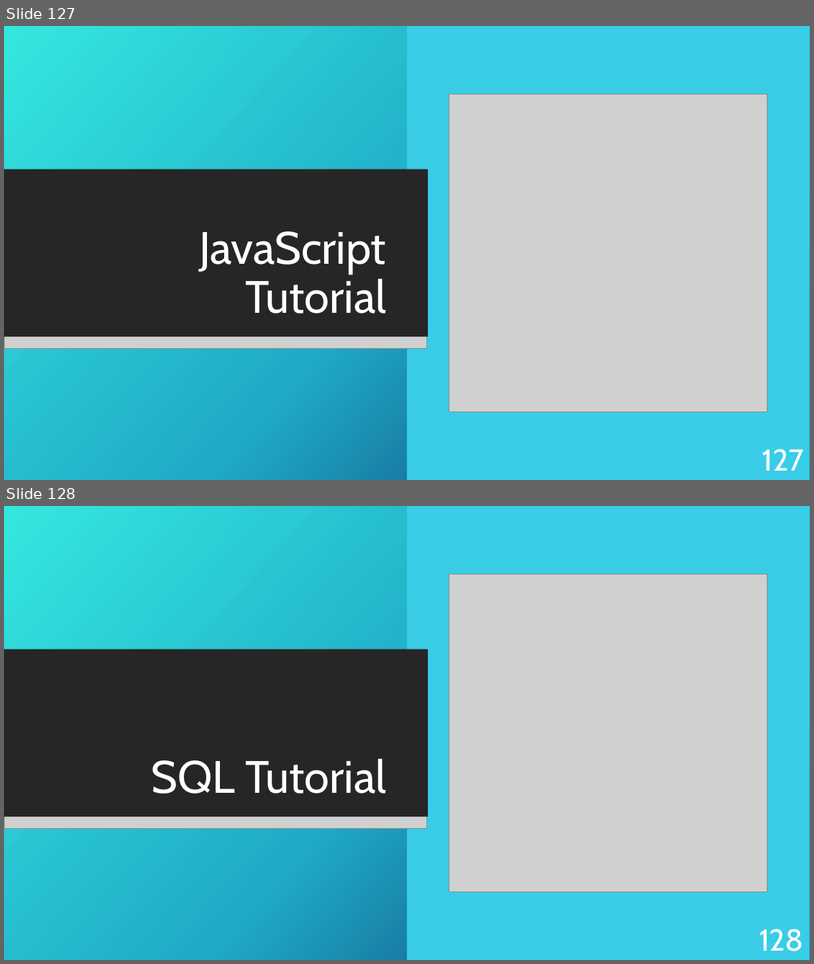
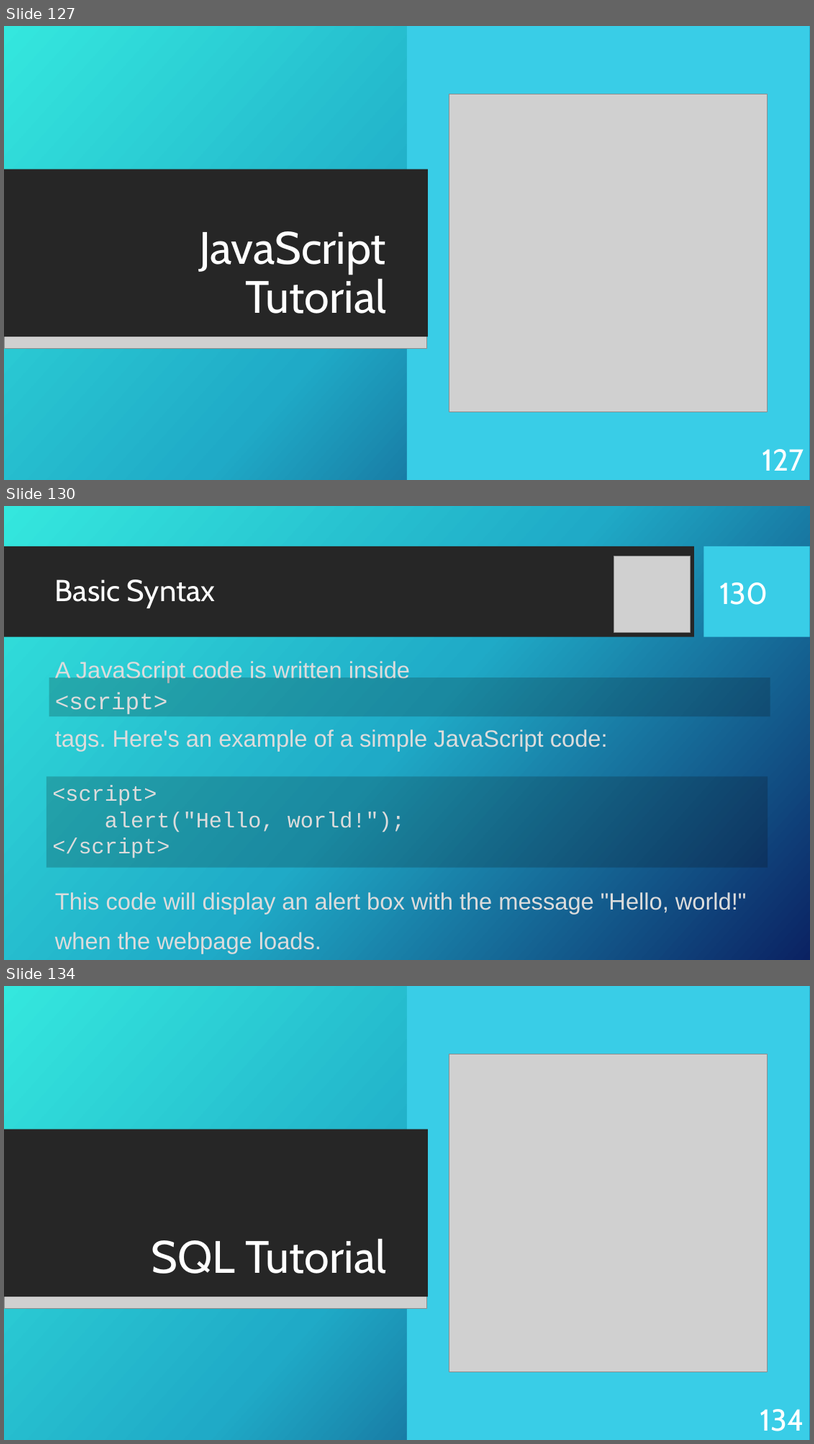
Before and after one commit to KurtAbraham/CS451, a slide deck: CS 451-KAbraham-Internet Technologies Tutorials.pptx. Shown one above the other, each under a label of ours: slides 127 and 128 before the commit, slides 127, 130 and 134 after it; the slides between them are not shown. The pictures are 814x964 and 814x1444 pixels, drawn with LibreOffice and Linux fonts; fonts in the diff are those of the drawing; grey boxes stand for pictures; background and template pictures are left out. Boxes give left, top, right and bottom in pixels: in the first picture for what was removed or moved away, otherwise in the second. Text is boxed around its words. In the diff, an @@ line names an element or a change of style, - is before the commit and + after.

```diff
--- a/CS 451-KAbraham-Internet Technologies Tutorials.pptx
+++ b/CS 451-KAbraham-Internet Technologies Tutorials.pptx
@@ slide 130 added at (x1=4, y1=506, x2=810, y2=960), background picture (left out) @@
@@ rectangle added at (x1=4, y1=546, x2=694, y2=637), fill #262626 @@
@@ rectangle added at (x1=705, y1=546, x2=810, y2=637), fill #39CDE7 @@
@@ picture added at (x1=615, y1=556, x2=691, y2=632) @@
@@ title added at (x1=55, y1=579, x2=215, y2=608), 36 pt, text #FFFFFF @@
+Basic Syntax
@@ page number added at (x1=720, y1=582, x2=769, y2=605), 36 pt, text #FFFFFF @@
+130
@@ rectangle added at (x1=49, y1=678, x2=771, y2=716), fill #080808 at 20% opacity, 28 pt, text #DCDCDC @@
+<script>
@@ text added at (x1=55, y1=661, x2=410, y2=682), 28 pt, text #DCDCDC @@
+A JavaScript code is written inside
@@ text added at (x1=55, y1=729, x2=608, y2=751), 28 pt, text #DCDCDC @@
+tags. Here's an example of a simple JavaScript code:
@@ rectangle added at (x1=46, y1=777, x2=768, y2=867), fill #080808 at 20% opacity, 25.9 pt, text #DCDCDC @@
+<script>
+alert("Hello, world!");
+</script>
@@ text added at (x1=55, y1=892, x2=747, y2=953), 28 pt, text #DCDCDC @@
+This code will display an alert box with the message "Hello, world!" when the webpage loads.
@@ what was slide 128 is now slide 134 @@
@@ page number at (x1=760, y1=1409, x2=804, y2=1431): text changed @@
-128
+134
```
Also in this commit, not shown: 1 slide changed, 5 other slides added, 9 other files.
